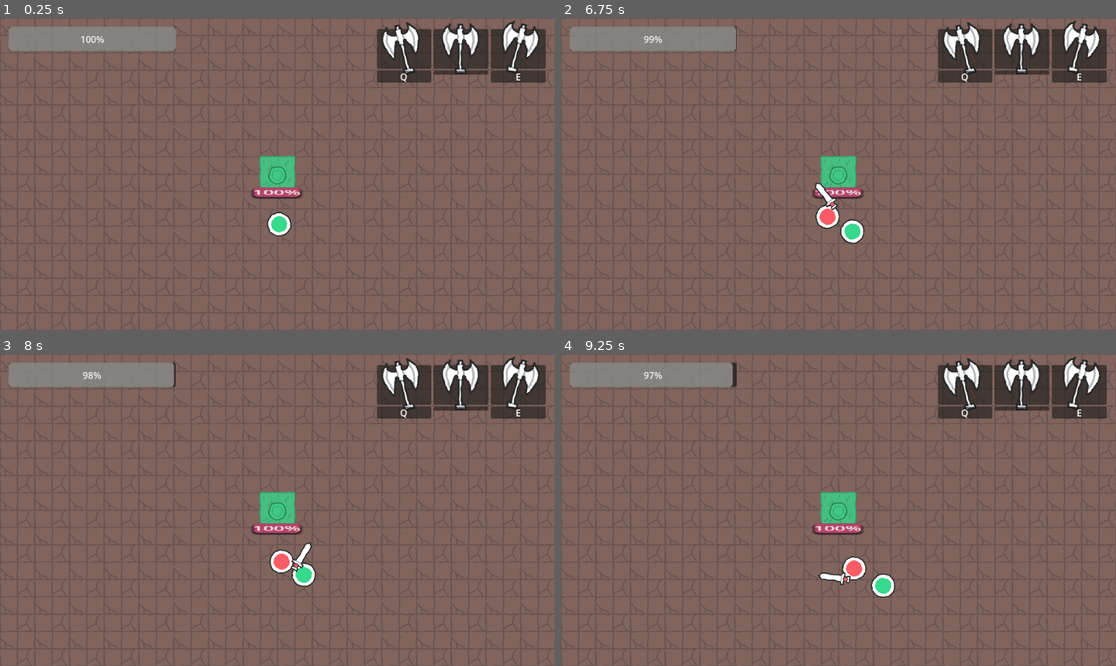
Above: before the commit, frames 1-4 (two rows, left to right).
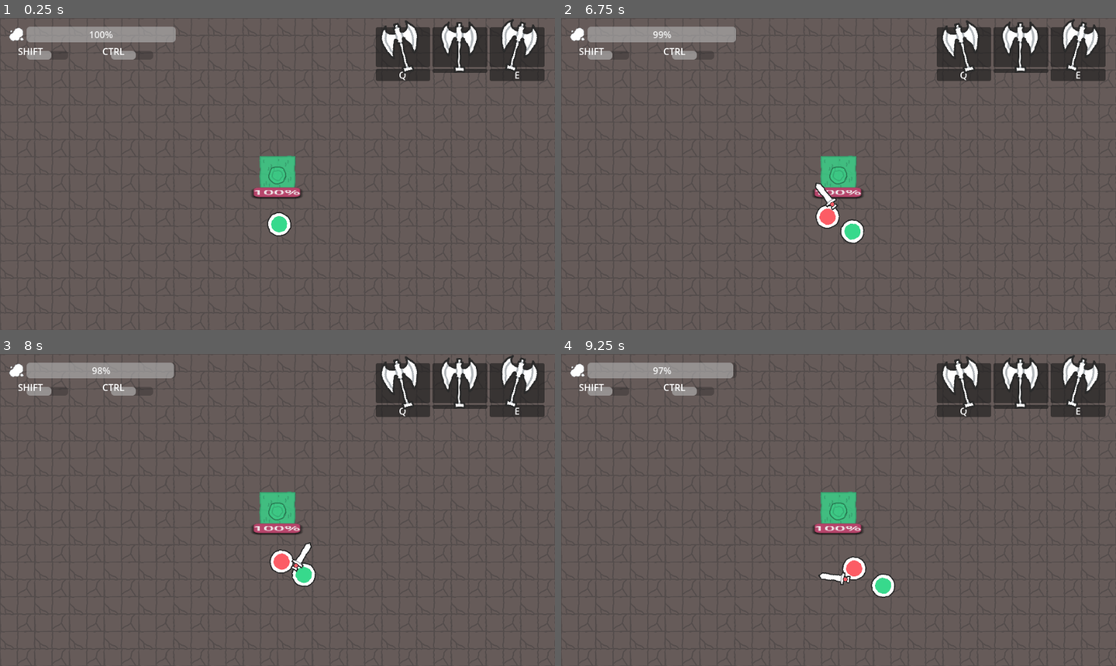
Above: after the commit, the same moments.

Repository: AndreeBurlamaqui/Gorgedot
Game: Godot game, scene res://Game/Scenes/family_defense.tscn
Same seed, same stepped clock (60 frames per second), same inputs: the game is played once before the commit and once after it.
Inputs (mouse positions are in pixels of both pictures, inside the frame that each line leads up to):
- Up to frame 1 (0.25 s): no input
- Up to frame 2 (6.75 s): tap Enter at 0.5, 2, 3.5 s; move the mouse to (960, 158) at 0.52 s; tap Space at 1.25, 2.75, 4.25 s; move the mouse to (727, 189) at 1.27 s; move the mouse to (894, 105) at 2.02 s; move the mouse to (810, 236) at 2.77 s; move the mouse to (1005, 220) at 3.52 s; move the mouse to (672, 127) at 4.27 s; move the mouse to (866, 174) at 5.02 s; move the mouse to (755, 96) at 5.77 s; move the mouse to (960, 158) at 6.52 s
- Up to frame 3 (8 s): move the mouse to (166, 525) at 7.27 s
- Up to frame 4 (9.25 s): move the mouse to (894, 441) at 8.02 s; move the mouse to (810, 572) at 8.77 s

The runs differ from the first frame. In frame 1, 74% of the frame differs, in the area x 0-100%, y 0-100%; in frame 2, 74%; in frame 3, 74%; in frame 4, 74%.

Commit message:
+ Ground color change and UI additions

Diff:
--- a/Game/Scenes/family_defense.tscn
+++ b/Game/Scenes/family_defense.tscn
@@ -84,7 +84,7 @@
 tile_set = SubResource("TileSet_n34xn")
 cell_quadrant_size = 60
 format = 2
-layer_0/modulate = Color(0.501961, 0.392157, 0.364706, 1)
+layer_0/modulate = Color(0.4, 0.356863, 0.34902, 1)
 layer_0/tile_data = PackedInt32Array(327678, 1, 1, 327679, 65537, 1, 327677, 65537, 1, 327676, 1, 1, 327675, 65537, 1,  …(45050 unchanged characters)…
 
 [node name="Player" parent="." instance=ExtResource("7_8j5lw")]
--- a/Game/Scenes/game_hud.tscn
+++ b/Game/Scenes/game_hud.tscn
@@ -1,13 +1,13 @@
-[gd_scene load_steps=4 format=3 uid="uid://bq6ya0ht6vguf"]
+[gd_scene load_steps=5 format=3 uid="uid://bq6ya0ht6vguf"]
 
 [ext_resource type="Texture2D" uid="uid://ctf2al4jbvqoa" path="res://Art/Items/weapon_axe_large.png" id="1_cgqpb"]
 [ext_resource type="Script" path="res://Game/Components/GameHud.gd" id="1_jjgy7"]
-
-[sub_resource type="LabelSettings" id="LabelSettings_cnibg"]
+[ext_resource type="Texture2D" uid="uid://3qilrmp2quel" path="res://Art/Environment/puddle.png" id="2_o0w58"]
+[ext_resource type="LabelSettings" uid="uid://bilmq7blhhyhi" path="res://Art/UI/label_settings.tres" id="3_vg152"]
 
 [node name="Game HUD" type="CanvasLayer" node_paths=PackedStringArray("_goop_bar")]
 script = ExtResource("1_jjgy7")
-_goop_bar = NodePath("Goop/ProgressBar")
+_goop_bar = NodePath("Goop/VBoxContainer/HBoxContainer/ProgressBar")
 metadata/_edit_horizontal_guides_ = [15.0]
 metadata/_edit_vertical_guides_ = [945.0, 15.0]
 
@@ -19,33 +19,193 @@
 offset_right = 304.0
 offset_bottom = 57.0
 
-[node name="Panel" type="Panel" parent="Goop"]
-layout_mode = 1
-anchors_preset = 15
-anchor_right = 1.0
-anchor_bottom = 1.0
-grow_horizontal = 2
-grow_vertical = 2
-
-[node name="ProgressBar" type="ProgressBar" parent="Goop"]
-layout_mode = 1
-anchors_preset = 15
-anchor_right = 1.0
-anchor_bottom = 1.0
-grow_horizontal = 2
-grow_vertical = 2
+[node name="VBoxContainer" type="VBoxContainer" parent="Goop"]
+layout_mode = 1
+anchors_preset = 15
+anchor_right = 1.0
+anchor_bottom = 1.0
+offset_bottom = 55.0
+grow_horizontal = 2
+grow_vertical = 2
+
+[node name="HBoxContainer" type="HBoxContainer" parent="Goop/VBoxContainer"]
+layout_mode = 2
+
+[node name="TextureRect" type="TextureRect" parent="Goop/VBoxContainer/HBoxContainer"]
+layout_mode = 2
+texture = ExtResource("2_o0w58")
+expand_mode = 3
+stretch_mode = 5
+
+[node name="ProgressBar" type="ProgressBar" parent="Goop/VBoxContainer/HBoxContainer"]
+layout_mode = 2
+size_flags_horizontal = 3
 value = 57.0
+
+[node name="HBoxContainer2" type="HBoxContainer" parent="Goop/VBoxContainer"]
+layout_mode = 2
+
+[node name="Control2" type="Control" parent="Goop/VBoxContainer/HBoxContainer2"]
+custom_minimum_size = Vector2(0, 25)
+layout_mode = 2
+size_flags_horizontal = 3
+
+[node name="ProgressBar" type="ProgressBar" parent="Goop/VBoxContainer/HBoxContainer2/Control2"]
+layout_mode = 1
+anchors_preset = 15
+anchor_right = 1.0
+anchor_bottom = 1.0
+offset_left = 31.0
+offset_top = 11.0
+offset_right = -39.0
+offset_bottom = 1.0
+grow_horizontal = 2
+grow_vertical = 2
+size_flags_horizontal = 3
+value = 57.0
+show_percentage = false
+
+[node name="Label" type="Label" parent="Goop/VBoxContainer/HBoxContainer2/Control2"]
+layout_mode = 1
+offset_left = 16.0
+offset_right = 60.0
+offset_bottom = 26.0
+text = "Shift"
+label_settings = ExtResource("3_vg152")
+uppercase = true
+
+[node name="Control3" type="Control" parent="Goop/VBoxContainer/HBoxContainer2"]
+custom_minimum_size = Vector2(0, 25)
+layout_mode = 2
+size_flags_horizontal = 3
+
+[node name="ProgressBar" type="ProgressBar" parent="Goop/VBoxContainer/HBoxContainer2/Control3"]
+layout_mode = 1
+anchors_preset = 15
+anchor_right = 1.0
+anchor_bottom = 1.0
+offset_left = 31.0
+offset_top = 11.0
+offset_right = -39.0
+offset_bottom = 1.0
+grow_horizontal = 2
+grow_vertical = 2
+size_flags_horizontal = 3
+value = 57.0
+show_percentage = false
+
+[node name="Label" type="Label" parent="Goop/VBoxContainer/HBoxContainer2/Control3"]
+layout_mode = 1
+offset_left = 16.0
+offset_right = 60.0
+offset_bottom = 26.0
+text = "Ctrl"
+label_settings = ExtResource("3_vg152")
+uppercase = true
 
 [node name="Stomach" type="Control" parent="."]
 layout_mode = 3
 anchors_preset = 1
 anchor_left = 1.0
 anchor_right = 1.0
-offset_left = -308.0
-offset_top = 19.0
-offset_right = -16.0
-offset_bottom = 88.0
+offset_left = -310.0
+offset_top = 16.0
+offset_right = -18.0
+offset_bottom = 85.0
 grow_horizontal = 0
+
+[node name="HBoxContainer2" type="HBoxContainer" parent="Stomach"]
+layout_mode = 1
+anchors_preset = 12
+anchor_top = 1.0
+anchor_right = 1.0
+anchor_bottom = 1.0
+offset_top = 3.0
+offset_bottom = 24.0
+grow_horizontal = 2
+grow_vertical = 0
+alignment = 1
+
+[node name="Panel4" type="Panel" parent="Stomach/HBoxContainer2"]
+self_modulate = Color(1, 1, 1, 0)
+layout_mode = 2
+size_flags_horizontal = 3
+
+[node name="Panel3" type="Panel" parent="Stomach/HBoxContainer2/Panel4"]
+layout_mode = 1
+anchors_preset = 15
+anchor_right = 1.0
+anchor_bottom = 1.0
+grow_horizontal = 2
+grow_vertical = 2
+
+[node name="Label" type="Label" parent="Stomach/HBoxContainer2/Panel4"]
+layout_mode = 1
+anchors_preset = 15
+anchor_right = 1.0
+anchor_bottom = 1.0
+grow_horizontal = 2
+grow_vertical = 2
+text = "Q"
+label_settings = ExtResource("3_vg152")
+horizontal_alignment = 1
+vertical_alignment = 1
+autowrap_mode = 3
+uppercase = true
+
+[node name="Panel5" type="Panel" parent="Stomach/HBoxContainer2"]
+self_modulate = Color(1, 1, 1, 0)
+layout_mode = 2
+size_flags_horizontal = 3
+
+[node name="Label" type="Label" parent="Stomach/HBoxContainer2/Panel5"]
+visible = false
+layout_mode = 1
+anchors_preset = 15
+anchor_right = 1.0
+anchor_bottom = 1.0
+grow_horizontal = 2
+grow_vertical = 2
+text = "holding"
+label_settings = ExtResource("3_vg152")
+horizontal_alignment = 1
+vertical_alignment = 1
+autowrap_mode = 3
+uppercase = true
+
+[node name="Panel" type="Panel" parent="Stomach/HBoxContainer2/Panel5"]
+layout_mode = 1
+anchors_preset = 10
+anchor_right = 1.0
+offset_bottom = 7.0
+grow_horizontal = 2
+
+[node name="Panel6" type="Panel" parent="Stomach/HBoxContainer2"]
+self_modulate = Color(1, 1, 1, 0)
+layout_mode = 2
+size_flags_horizontal = 3
+
+[node name="Panel2" type="Panel" parent="Stomach/HBoxContainer2/Panel6"]
+layout_mode = 1
+anchors_preset = 15
+anchor_right = 1.0
+anchor_bottom = 1.0
+grow_horizontal = 2
+grow_vertical = 2
+
+[node name="Label" type="Label" parent="Stomach/HBoxContainer2/Panel6"]
+layout_mode = 1
+anchors_preset = 15
+anchor_right = 1.0
+anchor_bottom = 1.0
+grow_horizontal = 2
+grow_vertical = 2
+text = "E"
+label_settings = ExtResource("3_vg152")
+horizontal_alignment = 1
+vertical_alignment = 1
+autowrap_mode = 3
+uppercase = true
 
 [node name="HBoxContainer" type="HBoxContainer" parent="Stomach"]
 layout_mode = 1
@@ -108,78 +268,3 @@
 texture = ExtResource("1_cgqpb")
 expand_mode = 1
 stretch_mode = 5
-
-[node name="HBoxContainer2" type="HBoxContainer" parent="Stomach"]
-layout_mode = 1
-anchors_preset = 12
-anchor_top = 1.0
-anchor_right = 1.0
-anchor_bottom = 1.0
-offset_top = 3.0
-offset_bottom = 24.0
-grow_horizontal = 2
-grow_vertical = 0
-alignment = 1
-
-[node name="Panel4" type="Panel" parent="Stomach/HBoxContainer2"]
-layout_mode = 2
-size_flags_horizontal = 3
-
-[node name="Label" type="Label" parent="Stomach/HBoxContainer2/Panel4"]
-layout_mode = 1
-anchors_preset = 15
-anchor_right = 1.0
-anchor_bottom = 1.0
-grow_horizontal = 2
-grow_vertical = 2
-text = "Q"
-label_settings = SubResource("LabelSettings_cnibg")
-horizontal_alignment = 1
-vertical_alignment = 1
-autowrap_mode = 3
-uppercase = true
-
-[node name="Panel5" type="Panel" parent="Stomach/HBoxContainer2"]
-self_modulate = Color(1, 1, 1, 0)
-layout_mode = 2
-size_flags_horizontal = 3
-
-[node name="Label" type="Label" parent="Stomach/HBoxContainer2/Panel5"]
-visible = false
-layout_mode = 1
-anchors_preset = 15
-anchor_right = 1.0
-anchor_bottom = 1.0
-grow_horizontal = 2
-grow_vertical = 2
-text = "holding"
-label_settings = SubResource("LabelSettings_cnibg")
-horizontal_alignment = 1
-vertical_alignment = 1
-autowrap_mode = 3
-uppercase = true
-
-[node name="Panel" type="Panel" parent="Stomach/HBoxContainer2/Panel5"]
-layout_mode = 1
-anchors_preset = 10
-anchor_right = 1.0
-offset_bottom = 7.0
-grow_horizontal = 2
-
-[node name="Panel6" type="Panel" parent="Stomach/HBoxContainer2"]
-layout_mode = 2
-size_flags_horizontal = 3
-
-[node name="Label" type="Label" parent="Stomach/HBoxContainer2/Panel6"]
-layout_mode = 1
-anchors_preset = 15
-anchor_right = 1.0
-anchor_bottom = 1.0
-grow_horizontal = 2
-grow_vertical = 2
-text = "E"
-label_settings = SubResource("LabelSettings_cnibg")
-horizontal_alignment = 1
-vertical_alignment = 1
-autowrap_mode = 3
-uppercase = true
